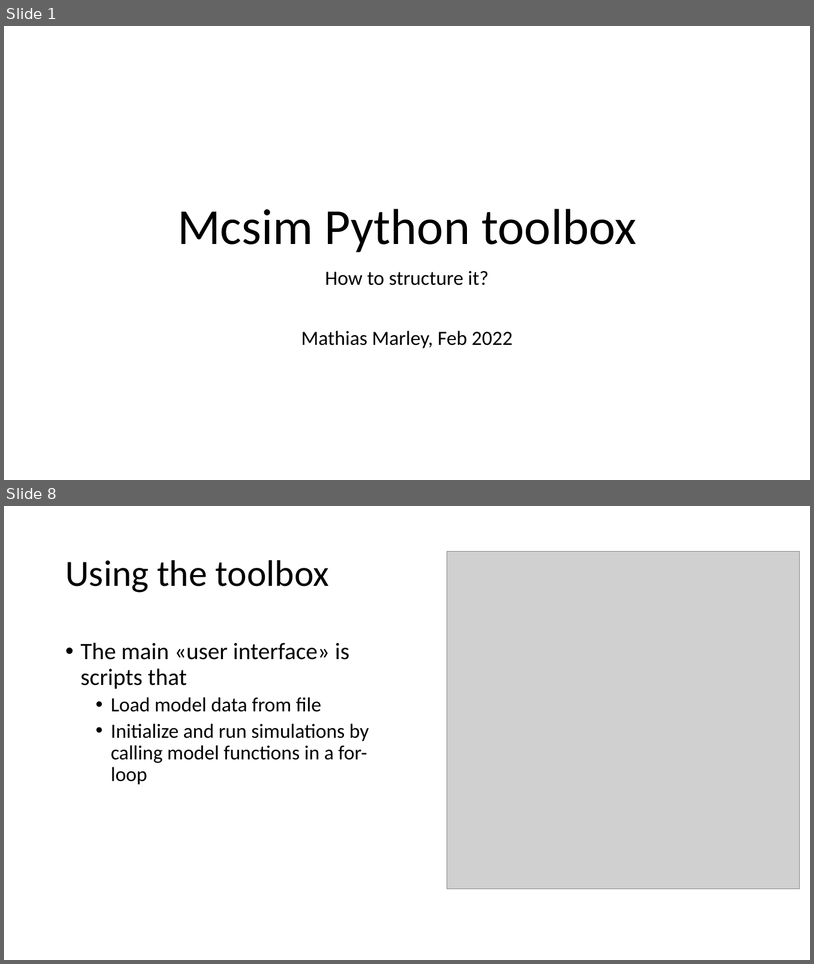
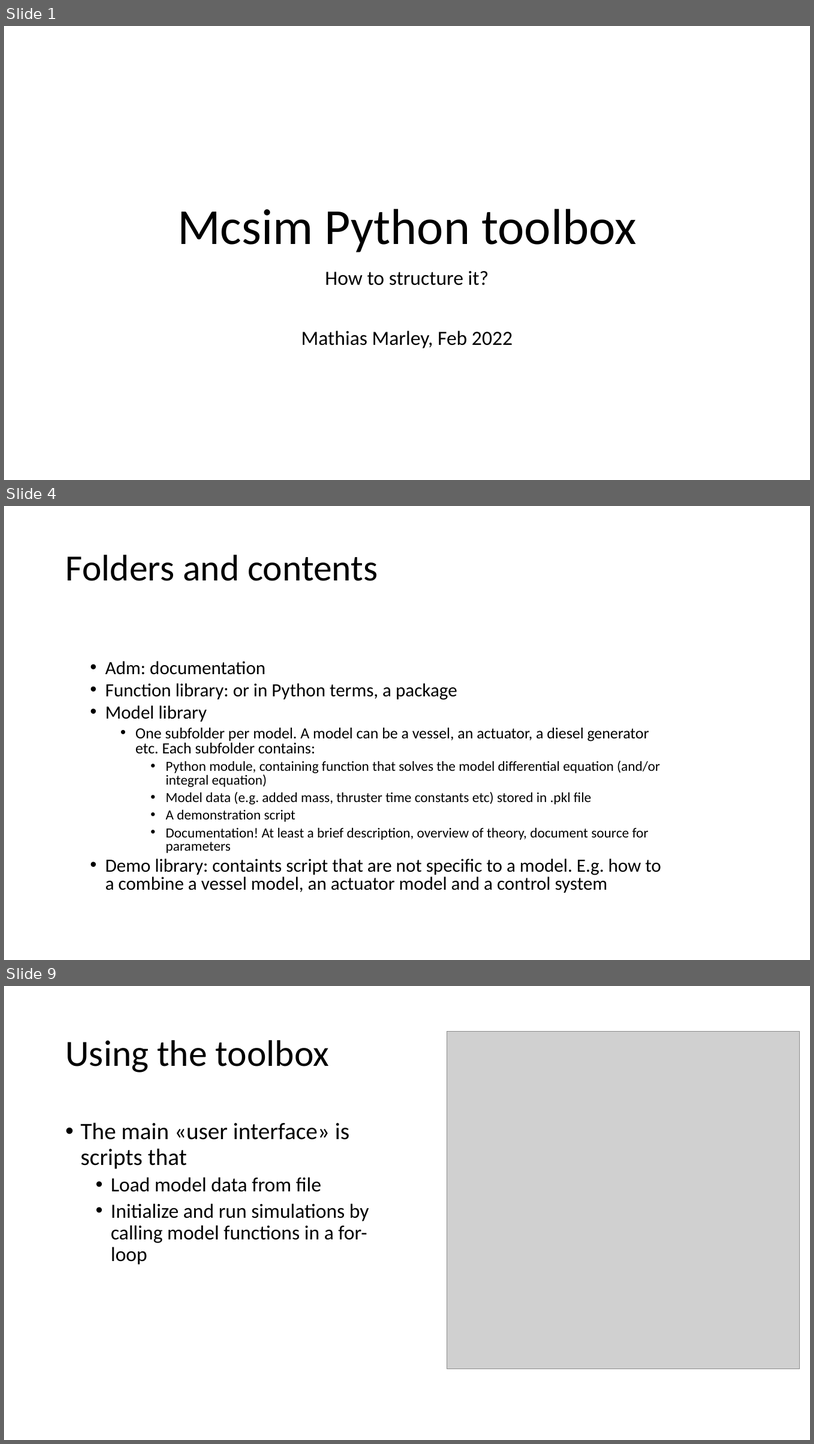
Before and after one commit to NTNU-MCS/MCSim_python, a slide deck: Documentation/Mcsim Python toolbox.pptx. Shown one above the other, each under a label of ours: slides 1 and 8 before the commit, slides 1, 4 and 9 after it; the slides between them are not shown. The pictures are 814x964 and 814x1444 pixels, drawn with LibreOffice and Linux fonts; fonts in the diff are those of the drawing; grey boxes stand for pictures. Boxes give left, top, right and bottom in pixels: in the first picture for what was removed or moved away, otherwise in the second. Text is boxed around its words. In the diff, an @@ line names an element or a change of style, - is before the commit and + after.

```diff
--- a/Documentation/Mcsim Python toolbox.pptx
+++ b/Documentation/Mcsim Python toolbox.pptx
@@ slide 4 added at [4, 506, 810, 960], background #FFFFFF @@
@@ text added at [66, 555, 378, 581], 44 pt, text #000000 @@
+Folders and contents
@@ text added at [105, 661, 661, 892], 16.6 pt, text #000000 @@
+  • Adm: documentation
+  • Function library: or in Python terms, a package
+  • Model library
+    • One subfolder per model. A model can be a vessel, an actuator, a diesel generator etc. Each subfolder contains:
+      • Python module, containing function that solves the model differential equation (and/or integral equation)
+      • Model data (e.g. added mass, thruster time constants etc) stored in .pkl file
+      • A demonstration script
+      • Documentation! At least a brief description, overview of theory, document source for parameters
+  • Demo library: containts script that are not specific to a model. E.g. how to a combine a vessel model, an actuator model and a control system
@@ what was slide 8 is now slide 9 @@
```
Also in this commit, not shown: 3 slides changed, 3 other slides added, 3 slides removed.
